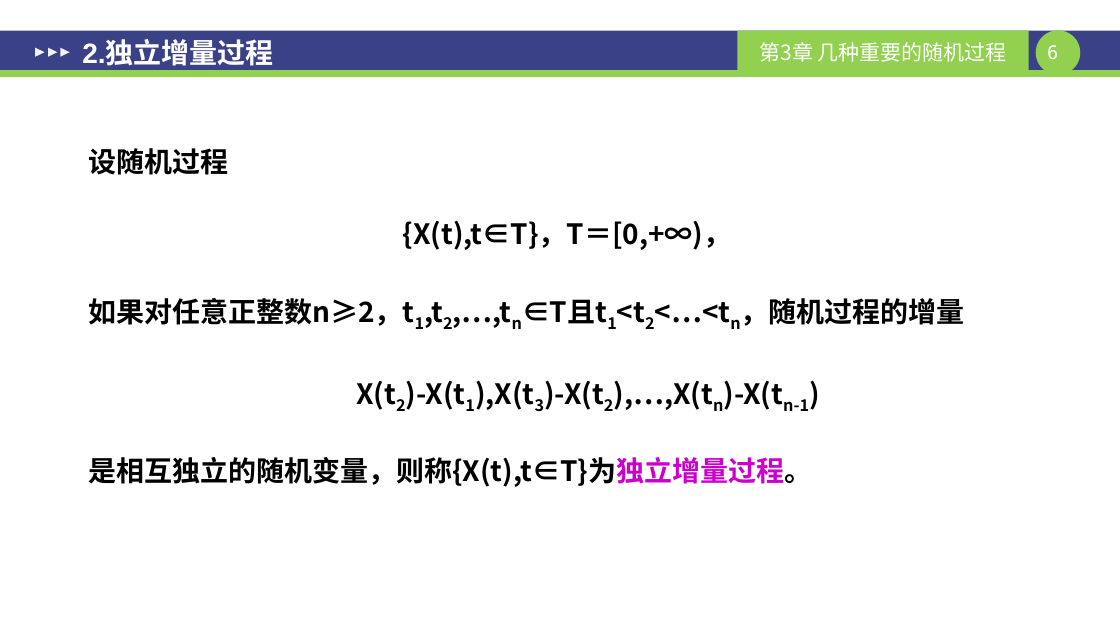
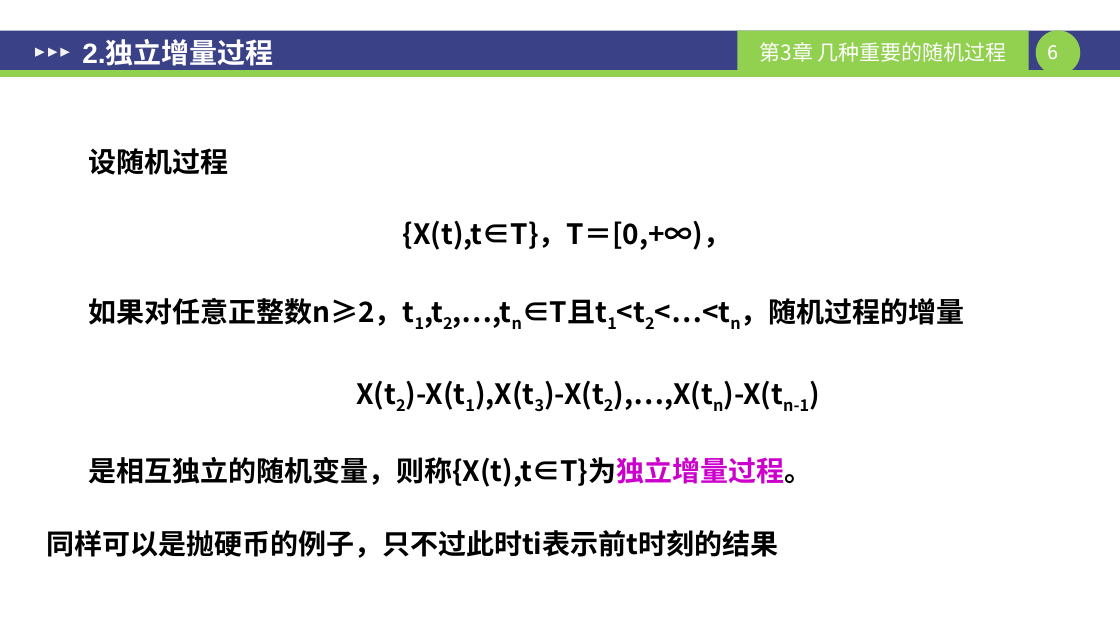
Before and after one commit to sangzige/course_resource, a slide deck: slide 6 of 随机过程/ch05-几种重要随机过程.pptx. Drawn at 1120x630 pixels with LibreOffice and Linux fonts; fonts in the diff are those of the drawing. Boxes give left, top, right and bottom in pixels: in the first picture for what was removed or moved away, otherwise in the second. Text is boxed around its words. In the diff, an @@ line names an element or a change of style, - is before the commit and + after.

Commit message:
补充随机过程去年题

```diff
--- a/随机过程/ch05-几种重要随机过程.pptx
+++ b/随机过程/ch05-几种重要随机过程.pptx
@@ text at [46,530,778,558]: paragraph added @@
+同样可以是抛硬币的例子，只不过此时ti表示前t时刻的结果
```
Also in this commit, not shown: 10 other slides changed, 26 other files.
